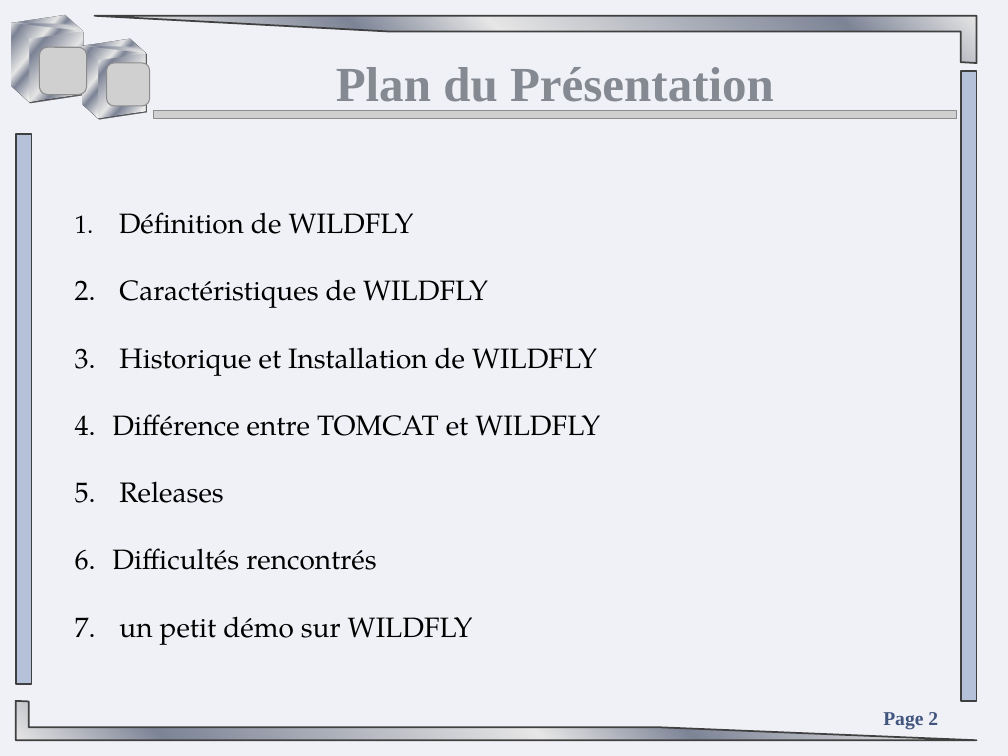
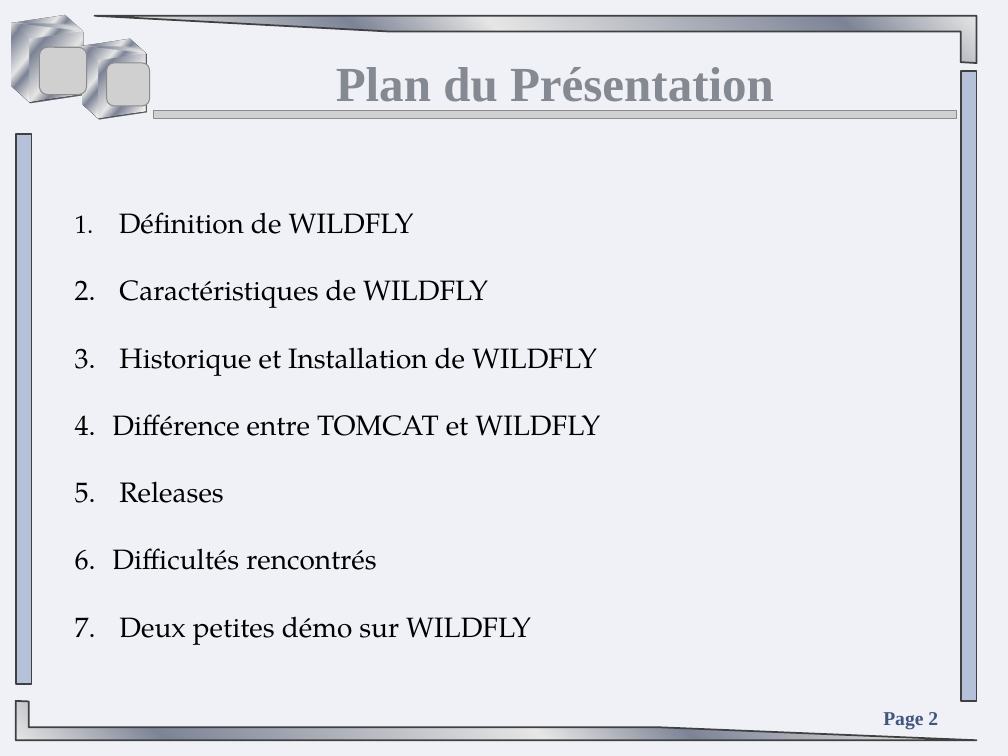
Before and after one commit to TahaniKarroum/WILDFLY, a slide deck: slide 2 of Presentation wildfly.pptx. Drawn at 1008x756 pixels with LibreOffice and Linux fonts; fonts in the diff are those of the drawing; grey boxes stand for pictures. Boxes give left, top, right and bottom in pixels: in the first picture for what was removed or moved away, otherwise in the second. Text is boxed around its words. In the diff, an @@ line names an element or a change of style, - is before the commit and + after.

Commit message:
Presentation wildfly derniere version

```diff
--- a/Presentation wildfly.pptx
+++ b/Presentation wildfly.pptx
@@ text at [119,616,531,645]: text changed @@
-7. un petit démo sur WILDFLY
+7. Deux petites démo sur WILDFLY
```
